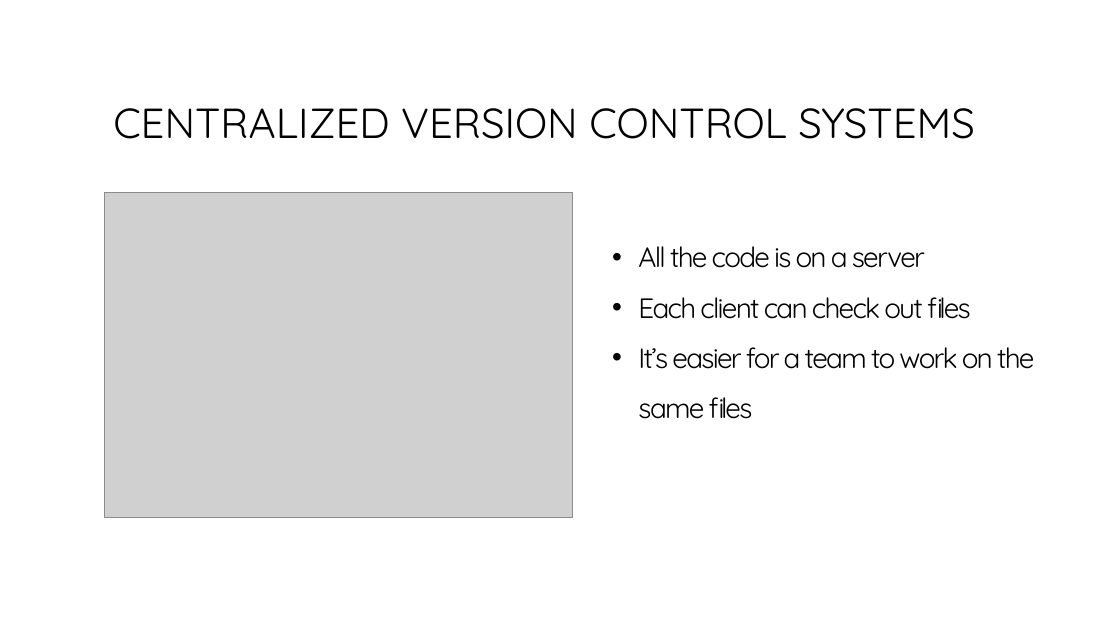
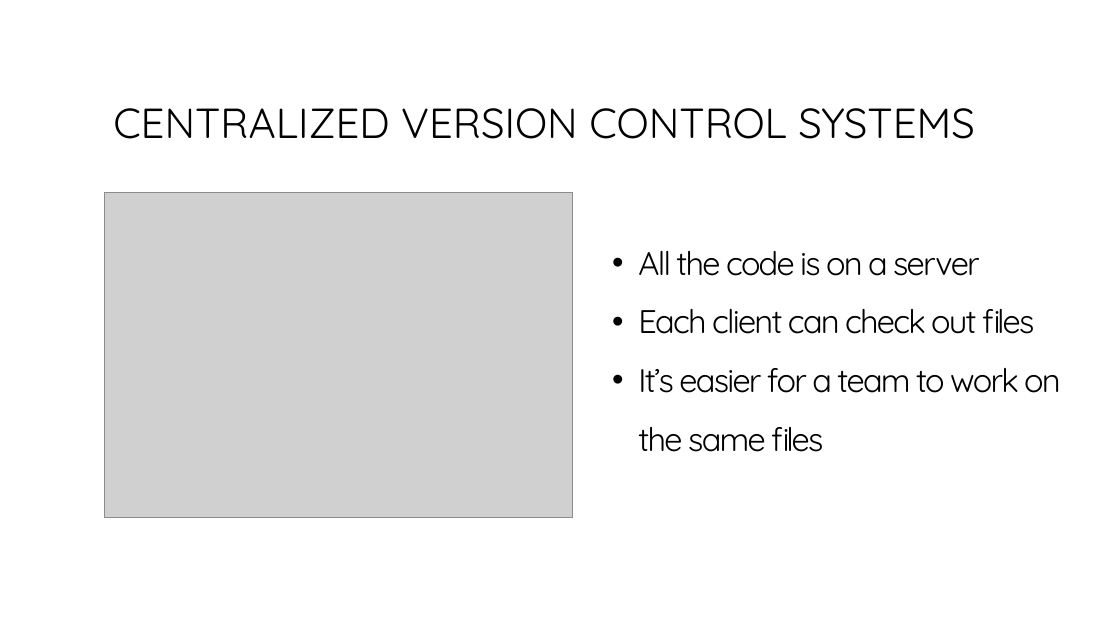
Before and after one commit to bogdanbujdea/git102, a slide deck: slide 11 of Course 1.pptx (slide 9 before the commit). Drawn at 1120x630 pixels with LibreOffice and Linux fonts; fonts in the diff are those of the drawing; grey boxes stand for pictures. Boxes give left, top, right and bottom in pixels: in the first picture for what was removed or moved away, otherwise in the second. Text is boxed around its words. In the diff, an @@ line names an element or a change of style, - is before the commit and + after.

```diff
--- a/Course 1.pptx
+++ b/Course 1.pptx
@@ text "All the code is on ..." at bbox=[638, 251, 1061, 452]: size 24 to 28 pt @@
```
Also in this commit, not shown: 5 other slides changed, 5 slides added, 1 slide removed.
